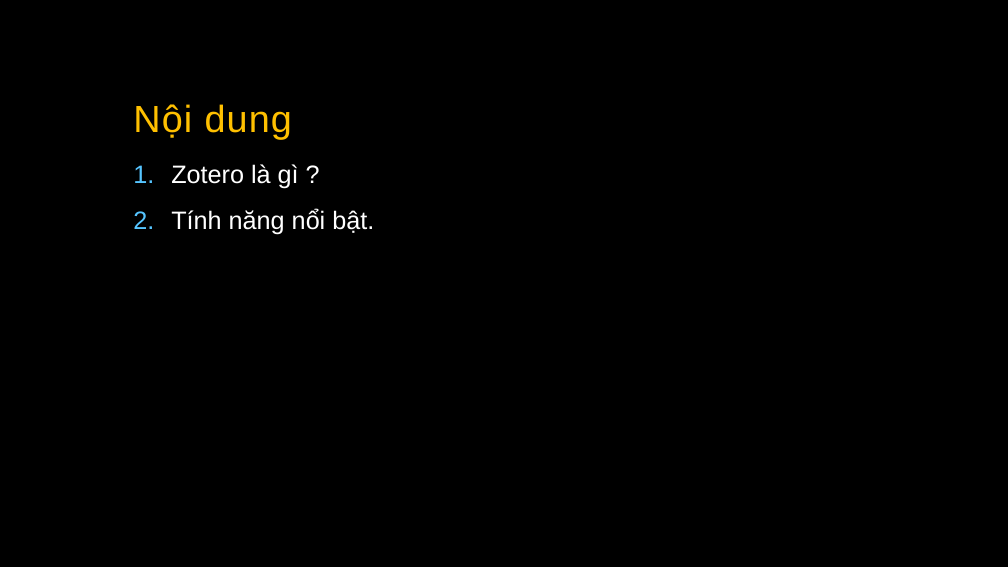
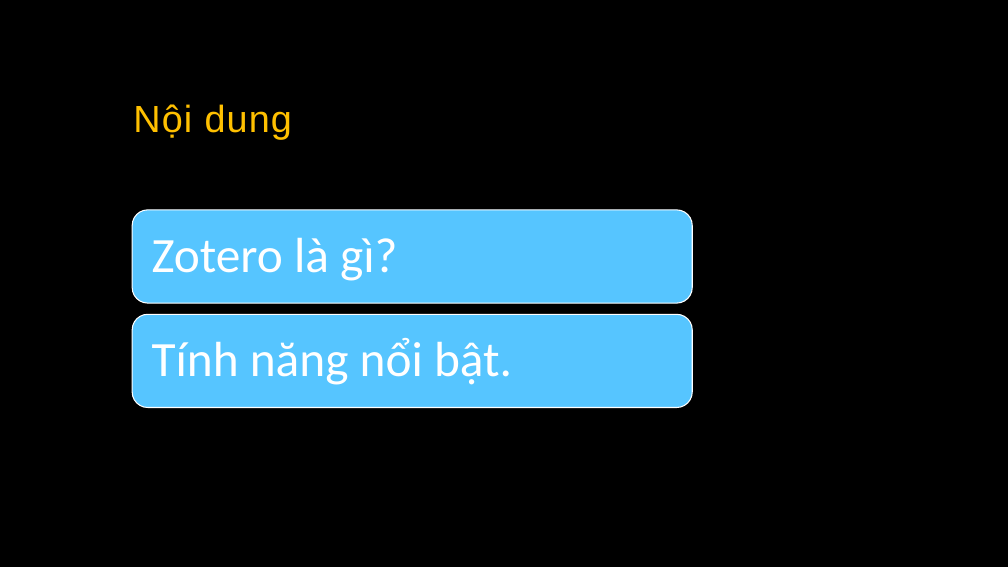
Before and after one commit to Tanphatta23tta/Nhapmoncntt1, a slide deck: slide 2 of ZOTERO.pptx. Drawn at 1008x567 pixels with LibreOffice and Linux fonts; fonts in the diff are those of the drawing; background and template pictures are left out. Boxes give left, top, right and bottom in pixels: in the first picture for what was removed or moved away, otherwise in the second. Text is boxed around its words. In the diff, an @@ line names an element or a change of style, - is before the commit and + after.

```diff
--- a/ZOTERO.pptx
+++ b/ZOTERO.pptx
@@ text removed at [171, 164, 374, 234] @@
-1. Zotero là gì ?
-2. Tính năng nổi bật.
@@ group added at [132, 210, 693, 408]: 2 rounded rectangles, 2 texts @@
+Zotero là gì?
+Tính năng nổi bật.
```
Also in this commit, not shown: 2 other slides changed.
